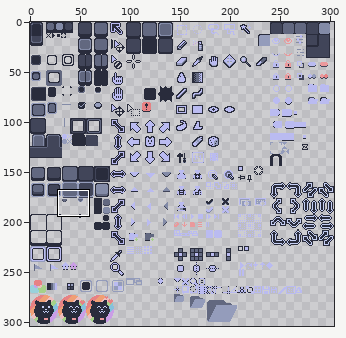
Edited in one commit: sprite sheet (themes/frappe/catppuccin-theme-frappe/sheet.png). Above: a wide view before the commit, with the close-up outlined.
Close-up. Earlier state:
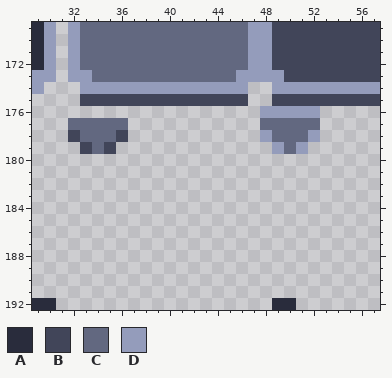
The file is 304x304 pixels. Shown: x 29..57, y 169..192.
Palette (. is transparent): A #292c3c  B #414559  C #626880  D #949cbb
Pixels before, first column x 29:
169 AD.DCCCCCCCCCCCCCCDDBBBBBBBBB
170 AD.DCCCCCCCCCCCCCCDDBBBBBBBBB
171 AD.DCCCCCCCCCCCCCCDDBBBBBBBBB
172 AD.DCCCCCCCCCCCCCCDDBBBBBBBBB
173 DD.DDCCCCCCCCCCCCDDDDBBBBBBBB
174 D...DDDDDDDDDDDDDD..DDDDDDDDD
175 ....BBBBBBBBBBBBBB..BBBBBBBBB
176 ...................DDDDD.....
177 ...CCCCC...........CCCCC.....
178 ...BCCCB...........DCCCD.....
179 ....BCB.............DCD......
180 .............................
181 .............................
182 .............................
183 .............................
184 .............................
185 .............................
186 .............................
187 .............................
188 .............................
189 .............................
190 .............................
191 .............................
192 AA..................AA.......
After:
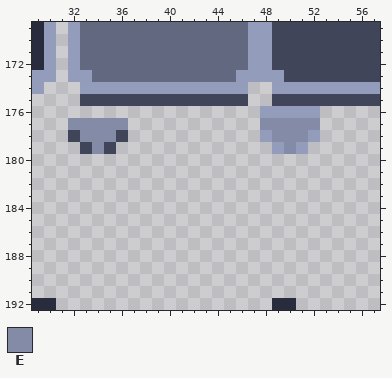
Colours new in this view: E #838ba7
Change:
Changed rows in their new state; - is an unchanged pixel.
first column x 32:
177 EEEEE-----------EEEEE
178 -EEE-------------EEE-
179 --E---------------E--
